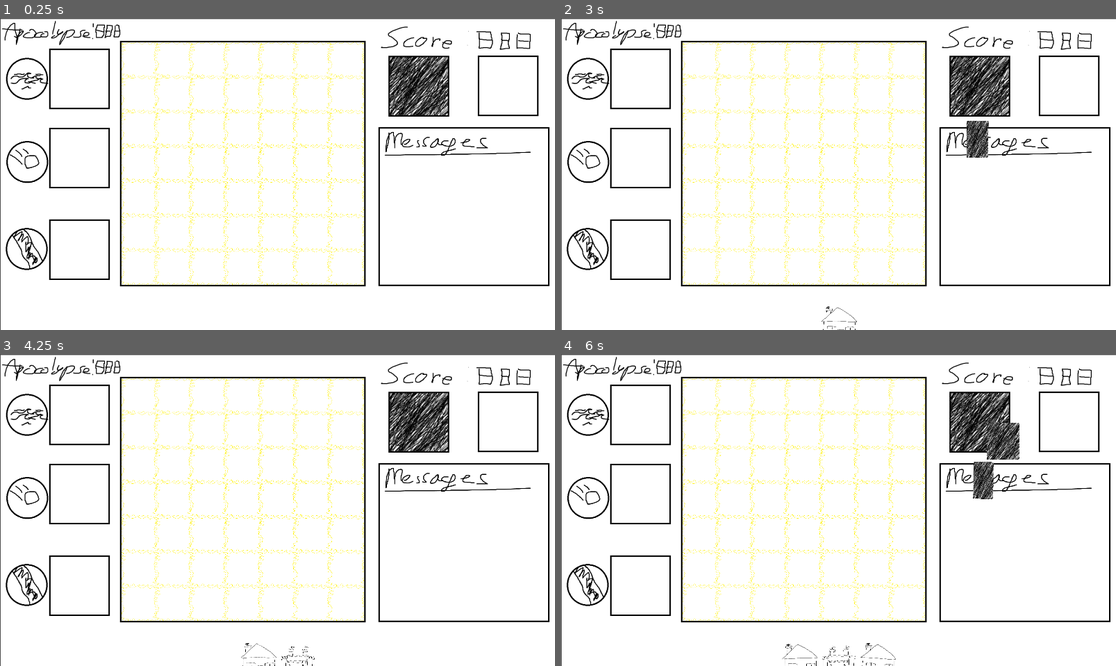
Above: before the commit, frames 1-4 (two rows, left to right).
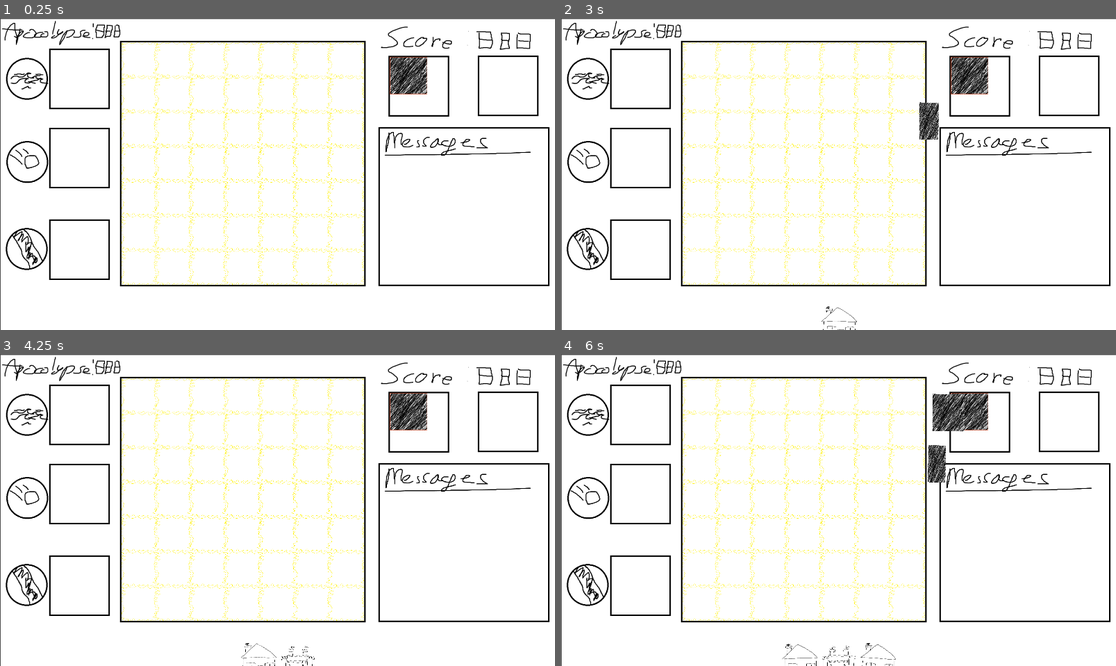
Above: after the commit, the same moments.

Repository: Reeyan283/ianCardGame
Game: Godot game, scene res://play_space.tscn
The game is run twice, just before and just after one commit, with the same random seed, the same clock (stepped at 60 frames per second) and the same inputs.
Inputs (mouse positions are in pixels of both pictures, inside the frame that each line leads up to; where the layout moved, square brackets give the same spot in the first picture):
- Up to frame 1 (0.25 s): no input
- Up to frame 2 (3 s): click (971, 77) [977, 86] at 0.5 s; click (838, 317) [860, 289] at 1.25 s; click (838, 323) at 2 s; click (971, 77) [977, 86] at 2.75 s
- Up to frame 3 (4.25 s): click (266, 659) at 3.52 s
- Up to frame 4 (6 s): click (971, 413) [977, 422] at 4.25 s; move the mouse to (960, 494) at 5.02 s; hold Space (ui_select) 5.03-5.78 s; click (960, 494) at 5.17 s; tap Enter at 5.75 s; move the mouse to (727, 525) at 5.77 s; tap Space (ui_select) at 5.85 s; click (727, 525) at 5.92 s

The runs differ from the first frame. In frame 1, 1.7% of the frame differs, in the area x 70-81%, y 12-32%; in frame 2, 2.6%; in frame 3, 1.7%; in frame 4, 3.2%, in the area x 66-83%, y 12-47%.

Commit message:
Added changes from mergeTest branch

Diff:
--- a/board/card_slot_base.gd
+++ b/board/card_slot_base.gd
@@ -1,6 +1,13 @@
 extends MarginContainer
 
-
+enum {
+	Neutral,
+	Recieving,
+	Ruin,
+	RuinRecieving,
+	TentativeHold,
+	HasBuilding
+}
 
 
 # Called when the node enters the scene tree for the first time.
--- a/cards/DrawDeck.gd
+++ b/cards/DrawDeck.gd
@@ -1,6 +1,6 @@
 extends TextureButton
 
-@onready var play_space = $'../../'
+@onready var play_space = $'../'
 
 var draw_card_list: Array =  [
 	"castle",
@@ -18,19 +18,26 @@
 ]
 
 var deck_size = draw_card_list.size()
-
+var cards_to_draw: int = 7
+var drawing_active: bool = false
 
 func _ready():
-	size = play_space.DECK_SIZE
+	scale = play_space.CARD_SIZE/size
 	draw_card_list.shuffle()
 	pass
 
 
 func _gui_input(_event):
 	if Input.is_action_just_released("ui_select"):
-		if deck_size > 0:
-			$'../../'.draw_card(draw_card_list[0])
+		if deck_size > 0 and cards_to_draw > 0 and drawing_active:
+			play_space.draw_card(draw_card_list[0])
 			draw_card_list.remove_at(0)
 			deck_size -= 1
+			cards_to_draw -= 1
 			if deck_size <= 0:
 				disabled = true
+			if cards_to_draw <= 0:
+				drawing_active = false
+				cards_to_draw = 1
+				$'Highlight'.visible = false
+				$'../'.next_action()
--- a/cards/card_base.gd
+++ b/cards/card_base.gd
@@ -4,19 +4,26 @@
 @onready var card_img_script: Script = preload("res://cards/card_art.gd")
 
 #Common Node Paths
-@onready var play_space_node = $"../../../"
-@onready var cards_node = play_space_node.find_child("Cards")
-@onready var hand_node = cards_node.find_child("Hand")
+@onready var play_space = $"../../"
+@onready var hand = play_space.find_child("Hand")
 
 # Card States
 enum{
 	Neutral,
+
 	InHand,
+	InMouseInHand,
+	FocusingInHand,
+	MovingToHand,
+	MovingFromHand,
+	MovingInHand,
+
 	InPlay,
-	InMouse,
-	Focusing,
-	MovingLong,
-	MovingShort
+	MovableInPlay,
+	InMouseInPlay,
+	MovingInPlay,
+	MovingToPlay,
+	MovingFromPlay
 }
 
 #properties
@@ -27,7 +34,7 @@
 
 @onready var original_scale: Vector2 = scale
 
-#Deck Positioning
+#Hand Positioning
 @onready var hand_circle_center: Vector2 = Vector2(get_viewport().size.x, get_viewport().size.y) * Vector2(0.5, 3.65)
 @onready var hand_circle_radius: int = get_viewport().size.x * 1.5
 var hand_circle_angle: float = 0
@@ -43,18 +50,18 @@
 var target_size: Vector2
 @onready var target_scale: Vector2 = original_scale
 @onready var focus_scale: Vector2 = original_scale*2
-
+@onready var card_offset = play_space.CARD_SIZE * .5
 
 var t: float = 0
-var shift_line: float = 0.65
+@onready var hand_line: float = get_viewport().size.y * 0.71
 
 var move_short_time: float = 0.2
-var move_long_time: float = 0.8
+var move_long_time: float = 0.7
 var focus_time: float = 0.25
-var shrink_time = 0.1
-
-var in_top_flag: bool = true
-var drawing_flag: bool = true
+var scale_time = 0.1
+
+var in_top: bool = true
+var is_drawing: bool = true
 
 var state = Neutral
 
@@ -70,93 +77,109 @@
 
 func _physics_process(delta):
 	match state:
-		Neutral:
+		Neutral, InHand, InPlay, MovableInPlay:
 			pass
-		InHand:
-			pass
-		InPlay:
-			scale = target_scale
-			size = target_size
-			pass
-		InMouse:
+
+		InMouseInHand:
 			rotation = 0
-			position = get_viewport().get_mouse_position() - play_space_node.CARD_SIZE.x * Vector2(0.5,0.5)
+			position = get_viewport().get_mouse_position() - card_offset
 			if t <= 1:
 				scale = start_scale * (1-t) + target_scale * t
-				t += delta/float(shrink_time)
+				t += delta/float(scale_time)
 			else:
 				scale = target_scale
-
-			if position.y < get_viewport().size.y * shift_line and not in_top_flag:
-				hand_node.set_state(hand_node.InMouseTop, 20)
-				hand_node.align_cards()
-				in_top_flag = true
-			if position.y > get_viewport().size.y * shift_line and in_top_flag:
-				hand_node.set_state(hand_node.InMouseBottom, 20)
-				in_top_flag = false
-			if not in_top_flag and position_to_slot(get_viewport().get_mouse_position()) != hand_node.gap_index:
-				hand_node.gap_index = position_to_slot(get_viewport().get_mouse_position())
-				hand_node.align_cards()
-		Focusing:
+			if position.y < hand_line and not in_top:
+				hand.set_state(hand.InMouseTop, 20)
+				hand.align_cards()
+				in_top = true
+			if position.y > hand_line and in_top:
+				hand.set_state(hand.InMouseBottom, 20)
+				in_top = false
+			if not in_top and position_to_index(get_viewport().get_mouse_position()) != hand.gap_index:
+				hand.gap_index = position_to_index(get_viewport().get_mouse_position())
+				hand.align_cards()
+
+		FocusingInHand, MovingToPlay, MovingFromPlay:
 			move(delta,focus_time)
-		MovingLong:
-			if drawing_flag and card_img.card_back.visible:
+
+		MovingToHand:
+			if is_drawing and card_img.card_back.visible:
 				target_scale.x = -original_scale.x
 				if t >= 0.5:
 					start_scale.x = -original_scale.x
 					target_scale.x = original_scale.x
 					card_img.card_back.visible = false
-					drawing_flag = false
-			if position.y > get_viewport().size.y * shift_line and in_top_flag:
-				hand_node.align_cards()
-				in_top_flag = false
+					is_drawing = false
+			if position.y > hand_line and in_top:
+				hand.align_cards()
+				in_top = false
 			move(delta, move_long_time)
-		MovingShort:
+
+		MovingFromHand:
+			if is_drawing and not card_img.card_back.visible.visible:
+				target_scale.x = -original_scale.x
+				if t >= 0.5:
+					start_scale.x = -original_scale.x
+					target_scale.x = original_scale.x
+					card_img.card_back.visible = true
+					is_drawing = false
+			if position.y > hand_line and in_top:
+				hand.align_cards()
+				in_top = false
+			move(delta, move_long_time)
+
+		MovingInHand, MovingInPlay:
 			move(delta,move_short_time)
 
-
-func reposition(newState,slot_num,total_slots):
+		InMouseInPlay:
+			position = get_viewport().get_mouse_position() - card_offset
+
+func position_in_hand(newState,slot_num,total_slots):
 	hand_circle_angle = PI/2 + HAND_SPREAD_ANGLE * (float(total_slots-1)/2 - slot_num)
 	hand_circle_angle_vector = hand_circle_radius * Vector2(cos(hand_circle_angle), -sin(hand_circle_angle))
-	target_pos = hand_circle_center + hand_circle_angle_vector - play_space_node.CARD_SIZE.x * Vector2(0.5,0.5)
+	target_pos = hand_circle_center + hand_circle_angle_vector - card_offset
 	target_rot = PI/2 - hand_circle_angle
 	target_scale = original_scale
 	match state:
-		Neutral, InHand, MovingShort:
+		Neutral, InHand, MovingInHand:
 			t = 0
 			start_pos = position
 			start_rot = rotation
 			start_scale = scale
 			state = newState
-		Focusing:
+		FocusingInHand:
 			t=0
 			start_pos = position
 			start_rot = rotation
 			start_scale = scale
 			target_rot = 0
-			target_pos.y = get_viewport().size.y - play_space_node.CARD_SIZE.y * 1.75
-			target_pos.x = (hand_circle_center + hand_circle_angle_vector).x + play_space_node.CARD_SIZE.x * 0.5
+			target_pos.y = get_viewport().size.y - play_space.CARD_SIZE.y * 1.75
+			target_pos.x = (hand_circle_center + hand_circle_angle_vector + card_offset).x
 			target_scale = focus_scale
 
 func _on_focus_mouse_entered():
 	match state:
-		InHand, MovingShort, Neutral:
-			if hand_node.state == hand_node.Neutral:
-				hand_node.set_state(hand_node.Focusing, index)
-				hand_node.align_cards()
-				reposition(Focusing,index, hand_node.total_cards)
+		MovingInHand, InHand:
+			if hand.state == hand.Neutral:
+				hand.set_state(hand.Focusing, index)
+				hand.align_cards()
+				position_in_hand(FocusingInHand,index, hand.total_cards)
 				target_rot = 0
-				target_pos.y = get_viewport().size.y - play_space_node.CARD_SIZE.y * 1.75
+				target_pos.y = get_viewport().size.y - play_space.CARD_SIZE.y * 1.75
 				target_scale = focus_scale
-				state = Focusing
+				state = FocusingInHand
 				t=0
+		InPlay, MovableInPlay:
+			pass
 
 func _on_focus_mouse_exited():
 	match state:
-		Focusing:
+		FocusingInHand:
 			state = Neutral
-			hand_node.set_neutral()
-			hand_node.align_cards()
+			hand.set_neutral()
+			hand.align_cards()
+		InPlay, MovableInPlay:
+			pass
 
 func move(delta, time : float):
 	if t <=1:
@@ -168,22 +191,28 @@
 		position = target_pos
 		rotation = target_rot
 		scale = target_scale
-		if state != Focusing:
-			state = InHand
-		t = 2
+		match state:
+			InMouseInHand, MovingToHand, MovingInHand:
+				state = InHand
+			MovingFromHand:
+				pass
+			MovableInPlay, InMouseInPlay, MovingInPlay, MovingToPlay:
+				state = InPlay
+			MovingFromPlay:
+				pass
 
 func _input(event):
 	match state:
-		Focusing:
+		FocusingInHand:
 			if event.is_action_pressed("ui_select"):
-				hand_node.remove_card(self)
-				hand_node.set_state(hand_node.InMouseBottom, index)
-				hand_node.align_cards()
+				hand.remove_card(self)
+				hand.set_state(hand.InMouseBottom, index)
+				hand.align_cards()
 				start_scale = scale
 				target_scale = original_scale
 				t=0
-				state = InMouse
-		InMouse:
+				state = InMouseInHand
+		InMouseInHand:
 			if event.is_action_released("ui_select"):
 				var nearest_slot_dist = find_nearest_slot()[0]
 				var nearest_slot = find_nearest_slot()[1]
@@ -191,40 +220,40 @@
 				if nearest_slot_dist < 100 and nearest_slot.get_child_count() == 1:
 					position = find_nearest_slot()[1].position
 					state = InPlay
-					hand_node.set_neutral()
-					target_scale = play_space_node.CARD_SLOT_SIZE * .8/size
+					hand.set_neutral()
+					target_scale = play_space.CARD_SLOT_SIZE * .8/size
 					reparent(nearest_slot)
 
-				elif in_top_flag:
-					hand_node.add_card(self, hand_node.total_cards)
+				elif in_top:
+					hand.add_card(self, hand.total_cards)
 					state = Neutral
-					reposition(MovingLong, index, hand_node.total_cards)
-					hand_node.set_neutral()
+					position_in_hand(MovingToHand, index, hand.total_cards)
+					hand.set_neutral()
 				else:
-					hand_node.add_card(self, hand_node.gap_index)
+					hand.add_card(self, hand.gap_index)
 					state = Neutral
-					reposition(MovingShort, index, hand_node.total_cards)
-					hand_node.set_neutral()
-
-func position_to_slot(pos : Vector2) -> int:
+					position_in_hand(MovingInHand, index, hand.total_cards)
+					hand.set_neutral()
+
+func position_to_index(pos : Vector2) -> int:
 	var deviation = (PI/2 + hand_circle_center.angle_to_point(pos))/HAND_SPREAD_ANGLE
-	if hand_node.total_cards % 2 == 1:
+	if hand.total_cards % 2 == 1:
 		deviation += 0.5
-	var gap_index = round((hand_node.total_cards)/2 + deviation)
+	var gap_index = round((hand.total_cards)/2 + deviation)
 	if gap_index < 0:
 		return 0
-	elif gap_index > hand_node.total_cards:
-		return hand_node.total_cards
+	elif gap_index > hand.total_cards:
+		return hand.total_cards
 	else:
 		return gap_index
 
 func find_nearest_slot():
-	var adjusted_pos = position + play_space_node.CARD_SIZE * .5
+	var adjusted_pos = position + card_offset
 	var nearest_slot = INF
 	var smallest_dist = INF
 
-	for card_slot in play_space_node.find_child("CardSlots").get_children():
-		var card_slot_pos = card_slot.position + play_space_node.CARD_SIZE * .5
+	for card_slot in play_space.find_child("CardSlots").get_children():
+		var card_slot_pos = card_slot.position + card_offset
 		var dist = sqrt(((card_slot_pos.x - adjusted_pos.x) * (card_slot_pos.x - adjusted_pos.x)) + ((card_slot_pos.y - adjusted_pos.y) * (card_slot_pos.y - adjusted_pos.y)))
 
 		if dist < smallest_dist:
--- a/cards/card_base.tscn
+++ b/cards/card_base.tscn
@@ -11,5 +11,12 @@
 [node name="Focus" type="TextureButton" parent="."]
 layout_mode = 2
 
+[node name="Highlight" type="Line2D" parent="."]
+visible = false
+points = PackedVector2Array(128, 0, 128, 128, 0, 128, 0, 0)
+closed = true
+width = 2.0
+default_color = Color(0.878237, 0.407002, 0.284936, 1)
+
 [connection signal="mouse_entered" from="Focus" to="." method="_on_focus_mouse_entered"]
 [connection signal="mouse_exited" from="Focus" to="." method="_on_focus_mouse_exited"]
--- a/play_space.gd
+++ b/play_space.gd
@@ -10,9 +10,26 @@
 var card_selected = []
 var card_slot_states = []
 
+enum {
+	TurnStart,
+	Mulligan,
+	DrawCard,
+	PositionCard,
+	PlayCard,
+	DestroyCard,
+	CardAura,
+	InfluenceVoting,
+	Apocalypse,
+	TurnEnd
+}
+var action_queue : Array = [TurnStart, DrawCard, PositionCard, TurnEnd]
+var next_action_queue : Array = [TurnStart, DrawCard, PositionCard, TurnEnd]
+var card_queue: Array = [[],[],[],[]]
+var next_card_queue: Array = [[],[],[],[]]
+
 func _ready():
-
 	populate_slots(Vector2(420, 84), CARD_SLOT_SIZE)
+	next_action()
 
 func populate_slots(start_pos: Vector2, size: Vector2):
 	for i in 7:
@@ -29,9 +46,23 @@
 
 	new_card.card_name = input_card
 	new_card.scale = CARD_SIZE/new_card.size
-	new_card.position = $Deck.position - CARD_SIZE/2
+	new_card.position = $DrawDeck.position - CARD_SIZE/2
 
-	$Cards/Hand.add_child(new_card)
-	$Cards/Hand.add_card(new_card, $Cards/Hand.total_cards)
+	$Hand.add_child(new_card)
+	$Hand.add_card(new_card, $Hand.total_cards)
 
-	new_card.reposition(new_card.MovingLong,new_card.index,$Cards/Hand.total_cards)
+	new_card.position_in_hand(new_card.MovingToHand,new_card.index,$Hand.total_cards)
+
+func next_action():
+	action_queue.remove_at(0)
+	card_queue.remove_at(0)
+	match action_queue[0]:
+		DrawCard:
+			$DrawDeck.drawing_active = true
+			$DrawDeck/Highlight.visible = true
+		PositionCard:
+			$Hand.highlight_all()
+		TurnEnd:
+			action_queue = next_action_queue
+			card_queue = next_card_queue
+			next_action()
--- a/play_space.tscn
+++ b/play_space.tscn
@@ -12,26 +12,27 @@
 
 [node name="CardSlots" type="Node" parent="."]
 
-[node name="Cards" type="Node" parent="."]
-
-[node name="Hand" type="Node" parent="Cards"]
+[node name="Hand" type="Node" parent="."]
 script = ExtResource("2_8oknd")
 
 [node name="Background" type="Sprite2D" parent="."]
 position = Vector2(963, 544)
 texture = ExtResource("3_gq1bv")
 
-[node name="Deck" type="Node2D" parent="."]
-position = Vector2(1550, 250)
-
-[node name="DrawDeck" type="TextureButton" parent="Deck"]
-offset_left = -201.0
-offset_top = -114.0
-offset_right = -1.0
-offset_bottom = 86.0
+[node name="DrawDeck" type="TextureButton" parent="."]
+offset_left = 1349.0
+offset_top = 136.0
+offset_right = 1549.0
+offset_bottom = 336.0
 texture_normal = ExtResource("3_nnov3")
 texture_pressed = ExtResource("3_nnov3")
 texture_hover = ExtResource("3_nnov3")
 texture_disabled = ExtResource("4_m63wi")
 stretch_mode = 0
 script = ExtResource("5_cfhi0")
+
+[node name="Highlight" type="Line2D" parent="DrawDeck"]
+points = PackedVector2Array(200, 0, 200, 200, 0, 200, 0, 0)
+closed = true
+width = 2.0
+default_color = Color(0.878237, 0.407002, 0.284936, 1)
--- a/ui/hand.gd
+++ b/ui/hand.gd
@@ -10,30 +10,30 @@
 var gap_index = 20
 
 func align_cards():
-	var card_node = get_children()
-	for c in card_node:
+	var cards_node = get_children()
+	for c in cards_node:
 		if c.index >= 0:
 			match state:
 				Neutral, InMouseTop:
-					c.reposition(c.MovingShort,c.index,total_cards)
+					c.position_in_hand(c.MovingInHand,c.index,total_cards)
 				Focusing, InMouseBottom:
 					if c.index >= gap_index:
-						c.reposition(c.MovingShort,c.index + 1,total_cards + 1)
+						c.position_in_hand(c.MovingInHand,c.index + 1,total_cards + 1)
 					elif c.index >= 0:
-						c.reposition(c.MovingShort,c.index,total_cards + 1)
+						c.position_in_hand(c.MovingInHand,c.index,total_cards + 1)
 
 func add_card(card: Node, pos : int):
-	var card_node = get_children()
-	for c in card_node:
+	var cards_node = get_children()
+	for c in cards_node:
 		if c.index >= pos:
 			c.index += 1
 	card.index = pos
 	total_cards += 1
 
 func remove_card(card: Node):
-	var card_node = get_children()
+	var cards_node = get_children()
 	total_cards -= 1
-	for c in card_node:
+	for c in cards_node:
 		if c.index > card.index:
 			c.index -= 1
 	card.index = -1
@@ -45,3 +45,9 @@
 func set_state(new_state, new_index):
 	state = new_state
 	gap_index = new_index
+
+func highlight_all():
+	var cards_node = get_children()
+	for c in cards_node:
+		if c.index >= 0:
+			c.get_child(1).visible = true
